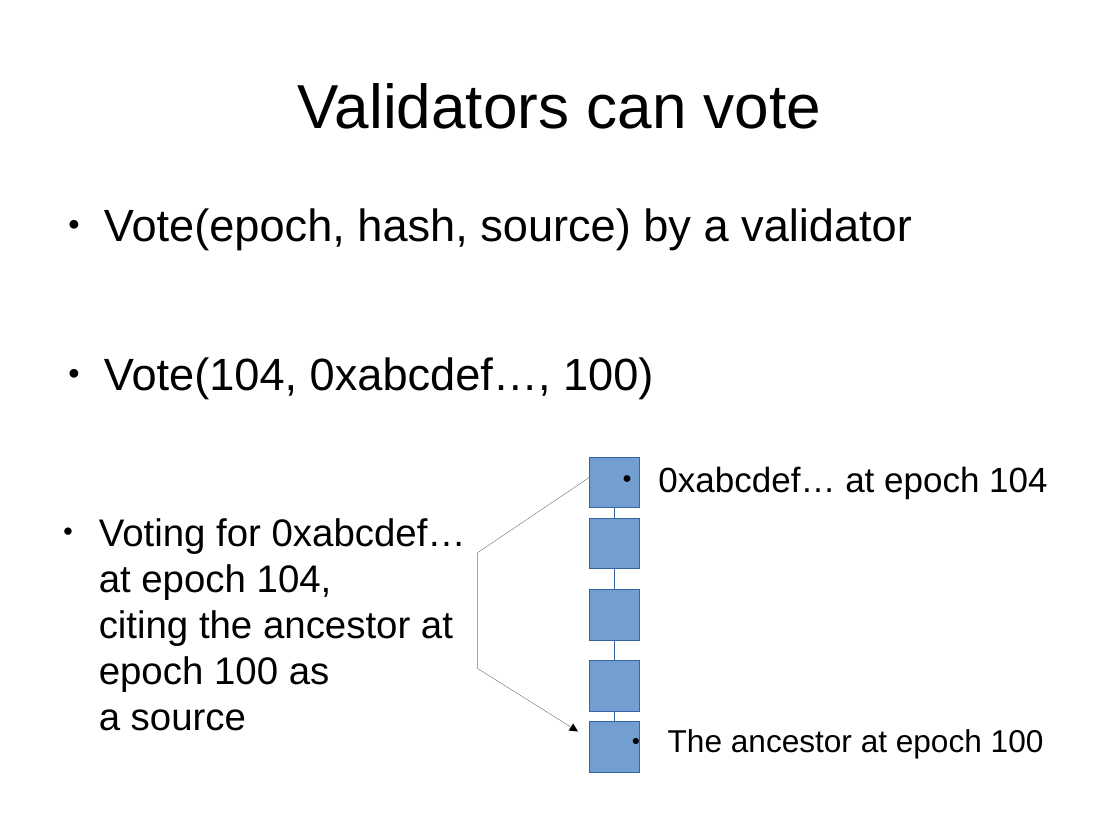
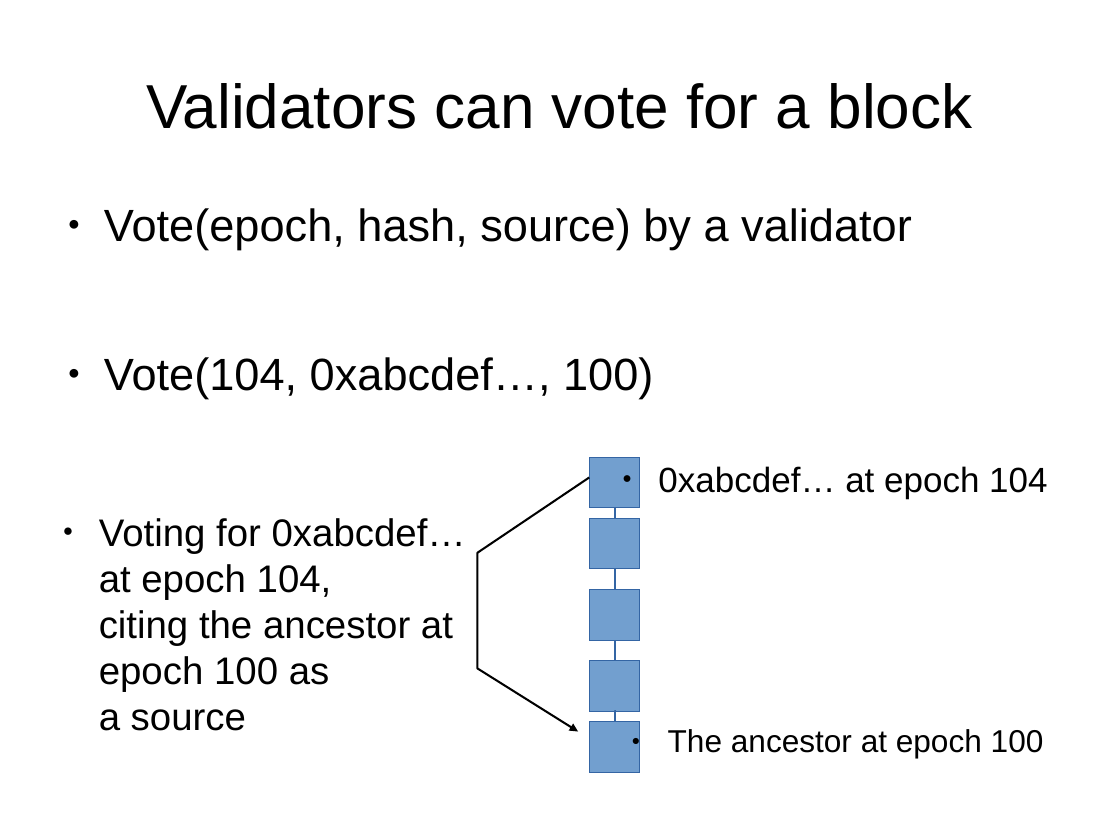
Before and after one commit to palmskog/pos, a slide deck: slide 3 of slide.odp. Drawn at 1120x840 pixels with LibreOffice and Linux fonts; fonts in the diff are those of the drawing. Boxes give left, top, right and bottom in pixels: in the first picture for what was removed or moved away, otherwise in the second. Text is boxed around its words. In the diff, an @@ line names an element or a change of style, - is before the commit and + after.

```diff
--- a/slide.odp
+++ b/slide.odp
@@ title at box(146, 83, 973, 129): text changed @@
-Validators can vote
+Validators can vote for a block
@@ freeform shape at box(478, 478, 589, 732): outline #000000 0 pt to #000000 1.45 pt @@
```
Also in this commit, not shown: 37 other slides changed.
